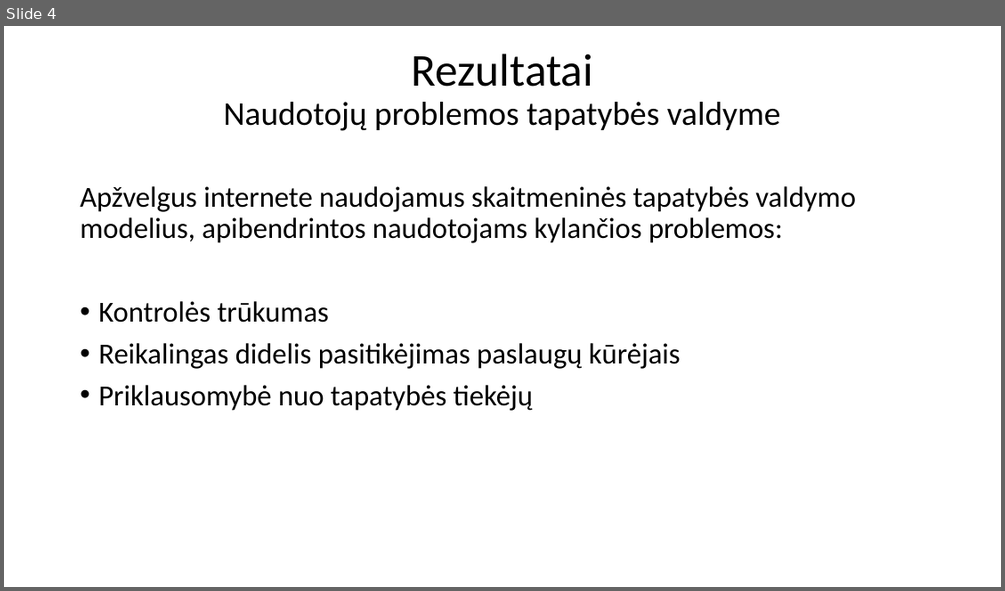
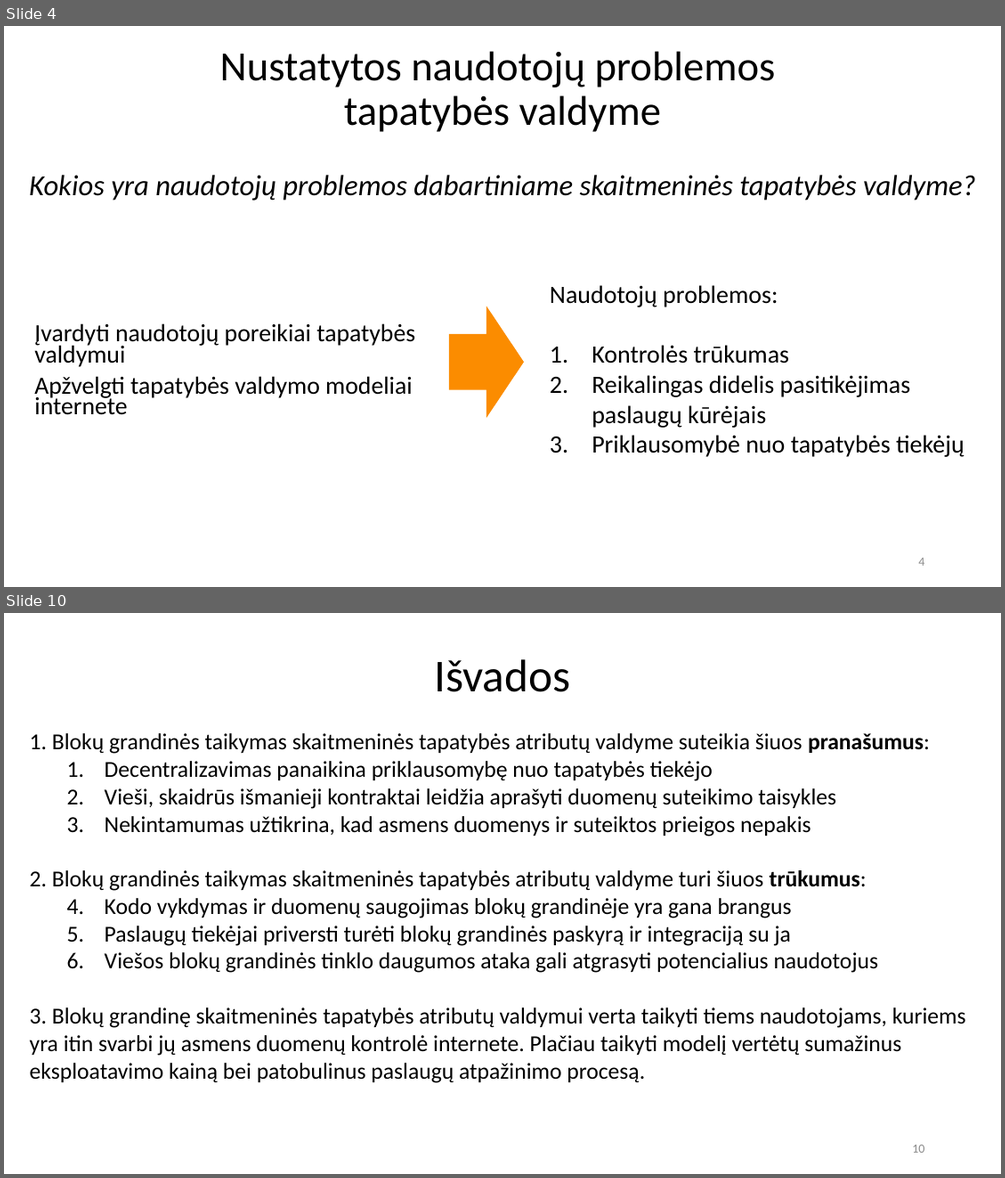
Before and after one commit to Ubaldas11/bachelor-thesis, a slide deck: BakalauroGynimas.pptx. Shown one above the other, each under a label of ours: slide 4 before the commit, slides 4 and 10 after it; the slides between them are not shown. The pictures are 1005x591 and 1005x1178 pixels, drawn with LibreOffice and Linux fonts; fonts in the diff are those of the drawing; background and template pictures are left out. Boxes give left, top, right and bottom in pixels: in the first picture for what was removed or moved away, otherwise in the second. Text is boxed around its words. In the diff, an @@ line names an element or a change of style, - is before the commit and + after.

```diff
--- a/BakalauroGynimas.pptx
+++ b/BakalauroGynimas.pptx
@@ slide 10 added at [4,613,1001,1174], background #FFFFFF @@
@@ text added at [434,659,570,692], 44 pt, text #000000 @@
+Išvados
@@ text added at [30,733,966,1083], 22 pt, text #000000 @@
+1. Blokų grandinės taikymas skaitmeninės tapatybės atributų valdyme suteikia šiuos pranašumus:
+  1. Decentralizavimas panaikina priklausomybę nuo tapatybės tiekėjo
+  2. Vieši, skaidrūs išmanieji kontraktai leidžia aprašyti duomenų suteikimo taisykles
+  3. Nekintamumas užtikrina, kad asmens duomenys ir suteiktos prieigos nepakis
+2. Blokų grandinės taikymas skaitmeninės tapatybės atributų valdyme turi šiuos trūkumus:
+  1. Kodo vykdymas ir duomenų saugojimas blokų grandinėje yra gana brangus
+  2. Paslaugų tiekėjai priversti turėti blokų grandinės paskyrą ir integraciją su ja
+  3. Viešos blokų grandinės tinklo daugumos ataka gali atgrasyti potencialius naudotojus
+3. Blokų grandinę skaitmeninės tapatybės atributų valdymui verta taikyti tiems naudotojams, kuriems yra itin svarbi jų asmens duomenų kontrolė internete. Plačiau taikyti modelį vertėtų sumažinus eksploatavimo kainą bei patobulinus paslaugų atpažinimo procesą.
@@ page number added at [912,1144,924,1152], 12 pt, text #8C8C8C @@
+10
@@ slide 4 changed as well @@
@@ title at [220,51,776,132]: text changed; size 32 to 40 pt @@
-Rezultatai
-Naudotojų problemos tapatybės valdyme
+Nustatytos naudotojų problemos
+tapatybės valdyme
@@ text added at [29,175,976,200], 28 pt, text #000000, italic @@
+Kokios yra naudotojų problemos dabartiniame skaitmeninės tapatybės valdyme?
@@ text added at [550,285,964,457], 24 pt, text #000000 @@
+  Naudotojų problemos:
+  1. Kontrolės trūkumas
+  2. Reikalingas didelis pasitikėjimas paslaugų kūrėjais
+  3. Priklausomybė nuo tapatybės tiekėjų
@@ right arrow added at [449,305,524,417], fill #FB8C00 @@
@@ text at [34,323,415,415]: text changed; size 28 to 23.8 pt @@
-Apžvelgus internete naudojamus skaitmeninės tapatybės valdymo modelius, apibendrintos naudotojams kylančios problemos:
-• Kontrolės trūkumas
-• Reikalingas didelis pasitikėjimas paslaugų kūrėjais
-• Priklausomybė nuo tapatybės tiekėjų
+Įvardyti naudotojų poreikiai tapatybės valdymui
+Apžvelgti tapatybės valdymo modeliai internete
@@ page number added at [918,557,924,565], 12 pt, text #8C8C8C @@
+4
```
Also in this commit, not shown: 5 other slides changed, 8 other slides added, 2 slides removed, 4 other files.
